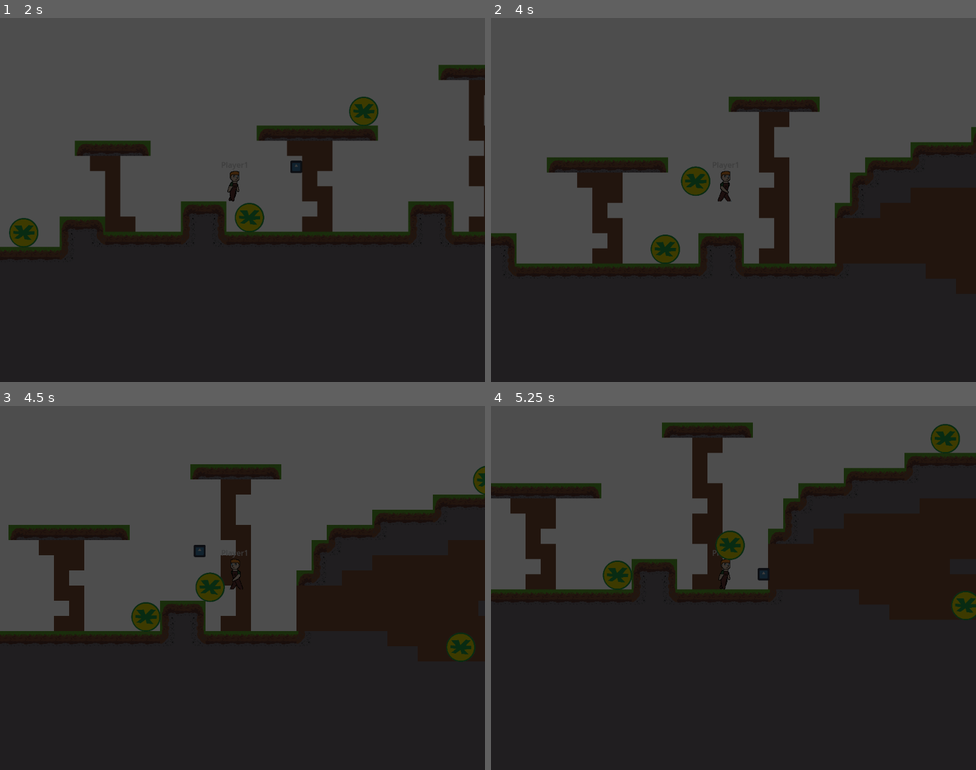
Above: before the commit, frames 1-4 (two rows, left to right).
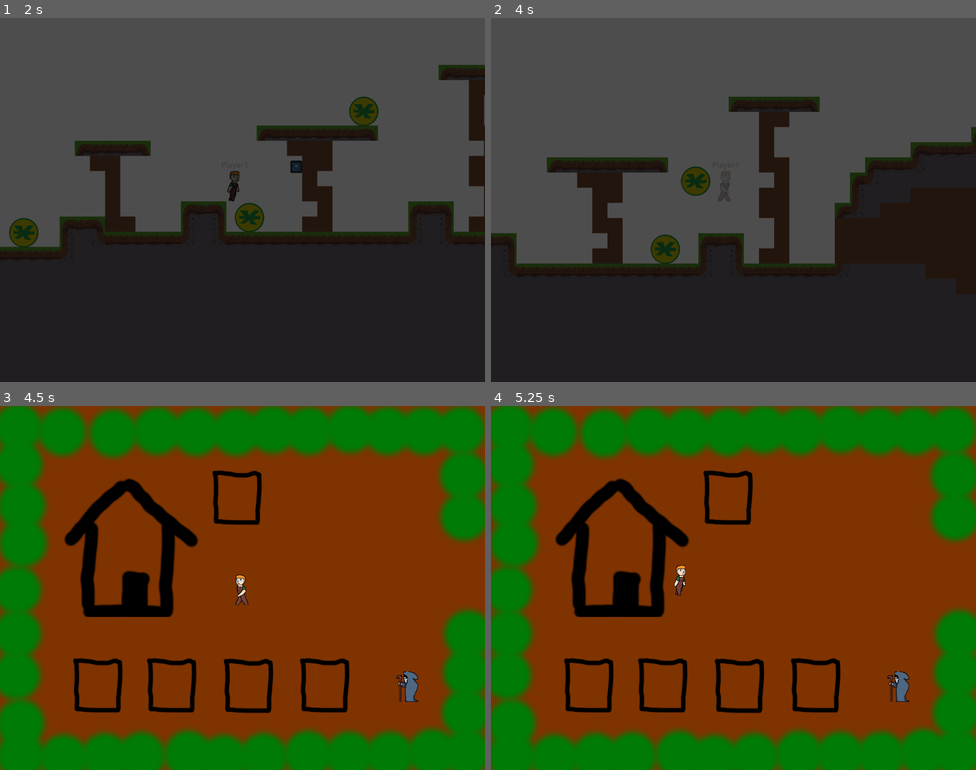
Above: after the commit, the same moments.

Repository: zac112/HeroFarmer
Game: Godot game, scene res://Assets/Platform/level_1.1.tscn
Same seed, same stepped clock (60 frames per second), same inputs: the game is played once before the commit and once after it. This scene is started directly instead of the project's main scene. The engine's default icon, where the game draws it, is replaced by a stand-in: a white triangle on a blue panel in a dark square.
Inputs:
- Up to frame 1 (2 s): hold Space (Farm_action) 0.53-1.28 s; hold D (Farm_right) from 0.53 s (still down); tap W (Farm_up) at 0.77, 1.52 s; tap Space (Farm_action) at 1.35 s
- Up to frame 2 (4 s): release D (Farm_right) at 2.03 s; hold A (Farm_left) 2.03-2.78 s; hold Space (Farm_action) 2.03-2.78 s; hold D (Farm_right) from 2.78 s (still down); tap Space (Farm_action) at 2.85 s; tap W (Farm_up) at 3.02, 3.77 s; hold Space (Farm_action) from 3.53 s (still down)
- Up to frame 3 (4.5 s): release D (Farm_right) at 4.28 s; release Space (Farm_action) at 4.28 s; hold A (Farm_left) from 4.28 s (still down); tap Space (Farm_action) at 4.35 s
- Up to frame 4 (5.25 s): tap W (Farm_up) at 4.52 s; release A (Farm_left) at 5.03 s; hold D (Farm_right) from 5.03 s (still down); hold Space (Farm_action) from 5.03 s (still down)

Frame 1 is identical in both runs. In frame 2, 0.1% of the frame differs, in the area x 46-50%, y 42-51%; in frame 3, 100%; in frame 4, 100%, in the area x 0-100%, y 0-100%.

Commit message:
Player now takes damage while colliding with enemy

Diff:
--- a/Assets/Enemies/Enemy_melee.gd
+++ b/Assets/Enemies/Enemy_melee.gd
@@ -7,8 +7,6 @@
 @export var moving = true
 @export var following = false
 var player = null
-
-signal collision
 
 var health = 50
 
@@ -48,8 +46,8 @@
 		following = false
 
 func _on_player_collision_body_entered(body):
-	if body.name == "player_platform":
-		collision.emit()
+	if body.has_method("take_damage"):
+		body.take_damage()
 
 func hit(damage:int):
 	health -= damage
